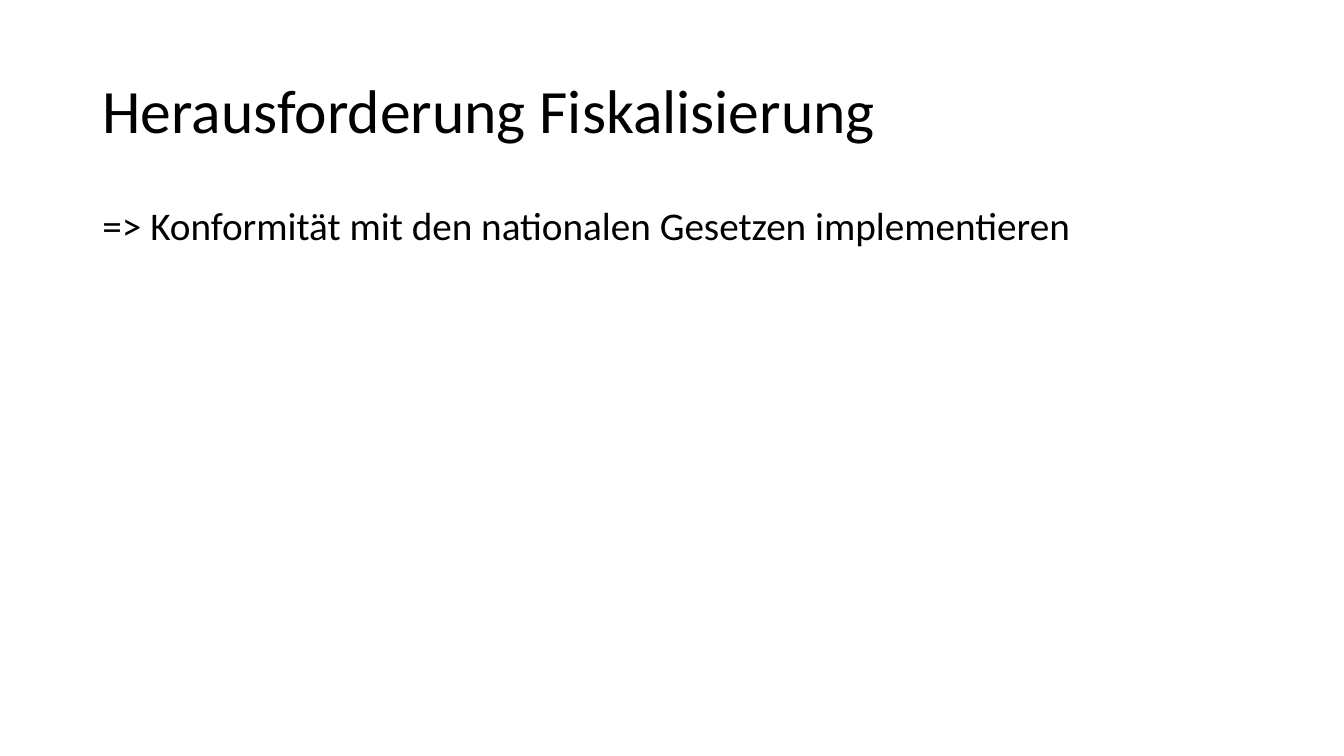
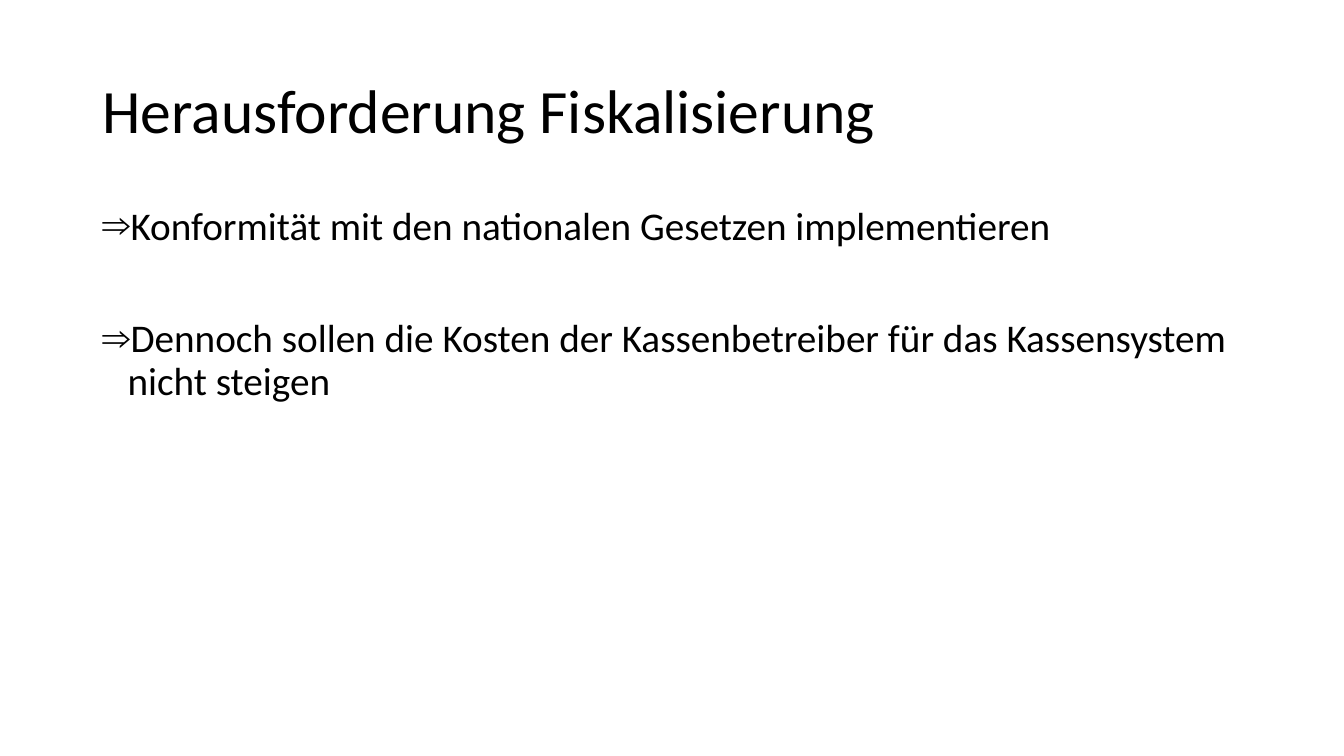
Before and after one commit to fiskaltrust/productdescription-de-doc, a slide deck: slide 3 of for-poscreators/presentation/onboarding_de.pptx. Drawn at 1344x756 pixels with LibreOffice and Linux fonts; fonts in the diff are those of the drawing. Boxes give left, top, right and bottom in pixels: in the first picture for what was removed or moved away, otherwise in the second. Text is boxed around its words. In the diff, an @@ line names an element or a change of style, - is before the commit and + after.

```diff
--- a/for-poscreators/presentation/onboarding_de.pptx
+++ b/for-poscreators/presentation/onboarding_de.pptx
@@ text at [128,212,1226,402]: text changed @@
-=> Konformität mit den nationalen Gesetzen implementieren
+⇒ Konformität mit den nationalen Gesetzen implementieren
+⇒ Dennoch sollen die Kosten der Kassenbetreiber für das Kassensystem nicht steigen
```
Also in this commit, not shown: 3 other slides changed, 2 other files.
